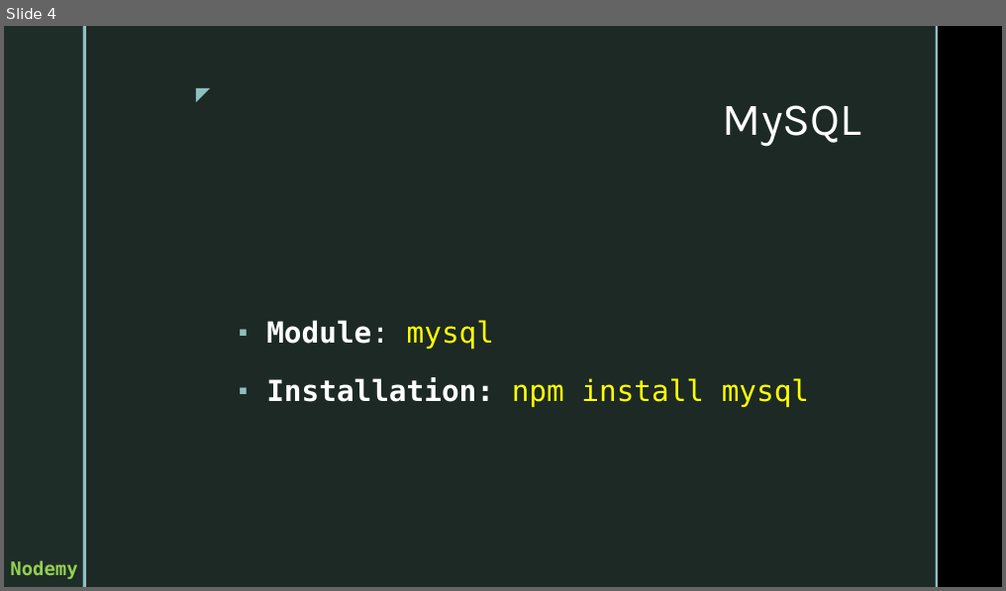
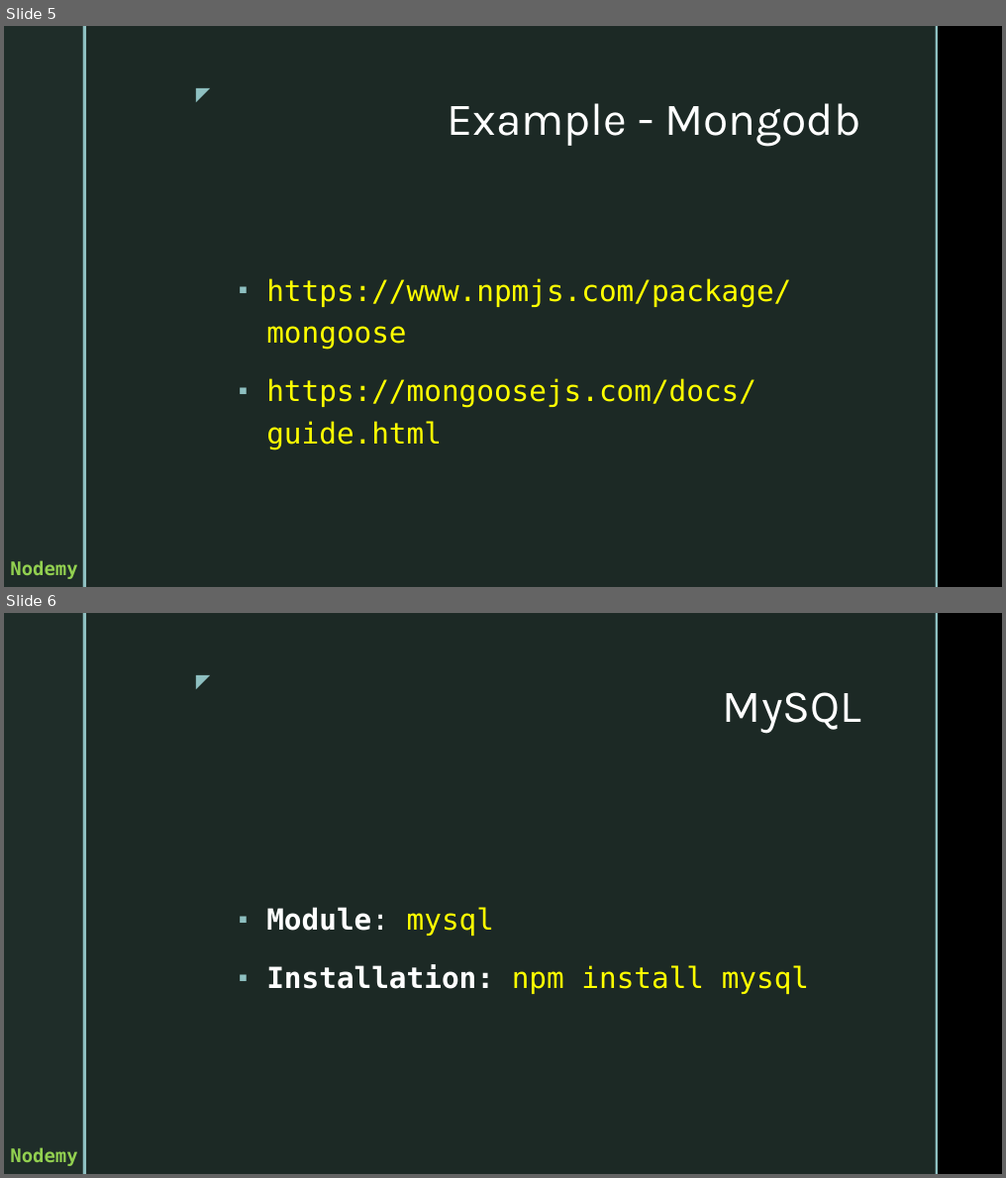
Before and after one commit to vunb/fullstack-nodejs, a slide deck: Session08/04. Database vs Knex.js.pptx. Shown one above the other, each under a label of ours: slide 4 before the commit, slides 5 and 6 after it. The pictures are 1006x591 and 1006x1178 pixels, drawn with LibreOffice and Linux fonts; fonts in the diff are those of the drawing; background and template pictures are left out. Boxes give left, top, right and bottom in pixels: in the first picture for what was removed or moved away, otherwise in the second. Text is boxed around its words. In the diff, an @@ line names an element or a change of style, - is before the commit and + after.

```diff
--- a/Session08/04. Database vs Knex.js.pptx
+++ b/Session08/04. Database vs Knex.js.pptx
@@ slide 5 added at (4, 26, 1002, 587), background picture (left out); not listed: 6 template elements that a slide beside it also shows @@
@@ title added at (448, 103, 860, 146), 44 pt, text #FFFFFF @@
+Example - Mongodb
@@ text added at (266, 278, 791, 450), 28 pt, text #FFFF00 @@
+▪ https://www.npmjs.com/package/mongoose
+▪ https://mongoosejs.com/docs/guide.html
@@ what was slide 4 is now slide 6 @@
```
Also in this commit, not shown: 1 slide changed, 1 other slide added, 6 other files.
